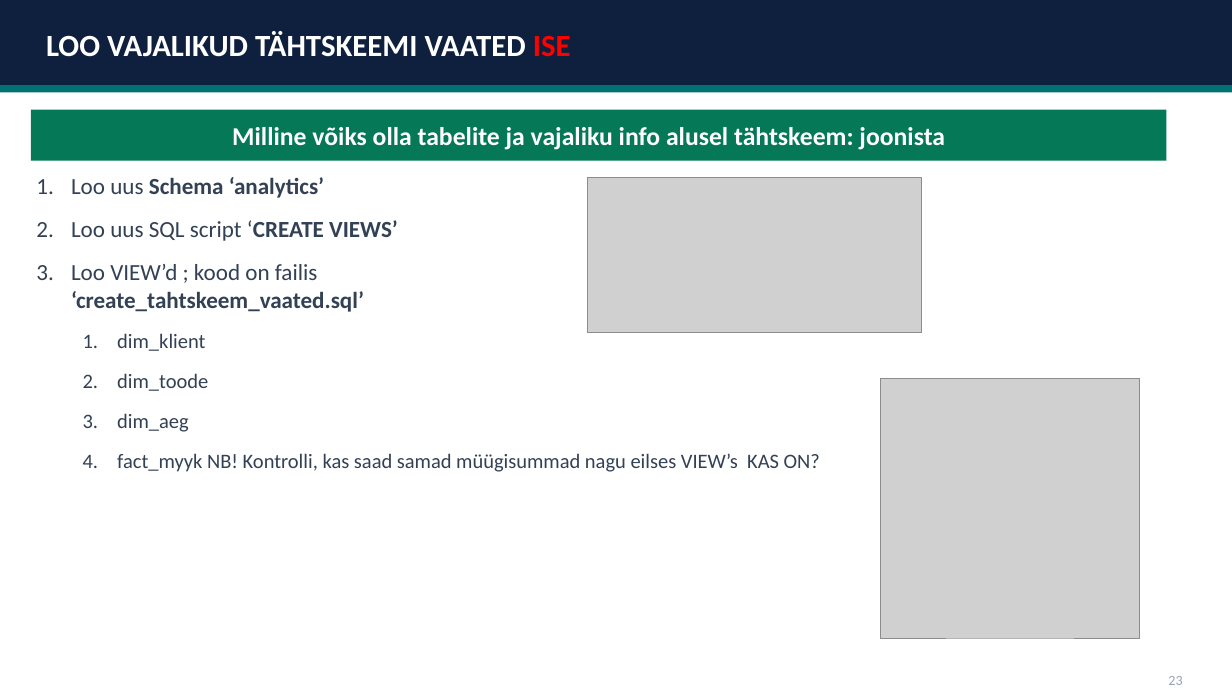
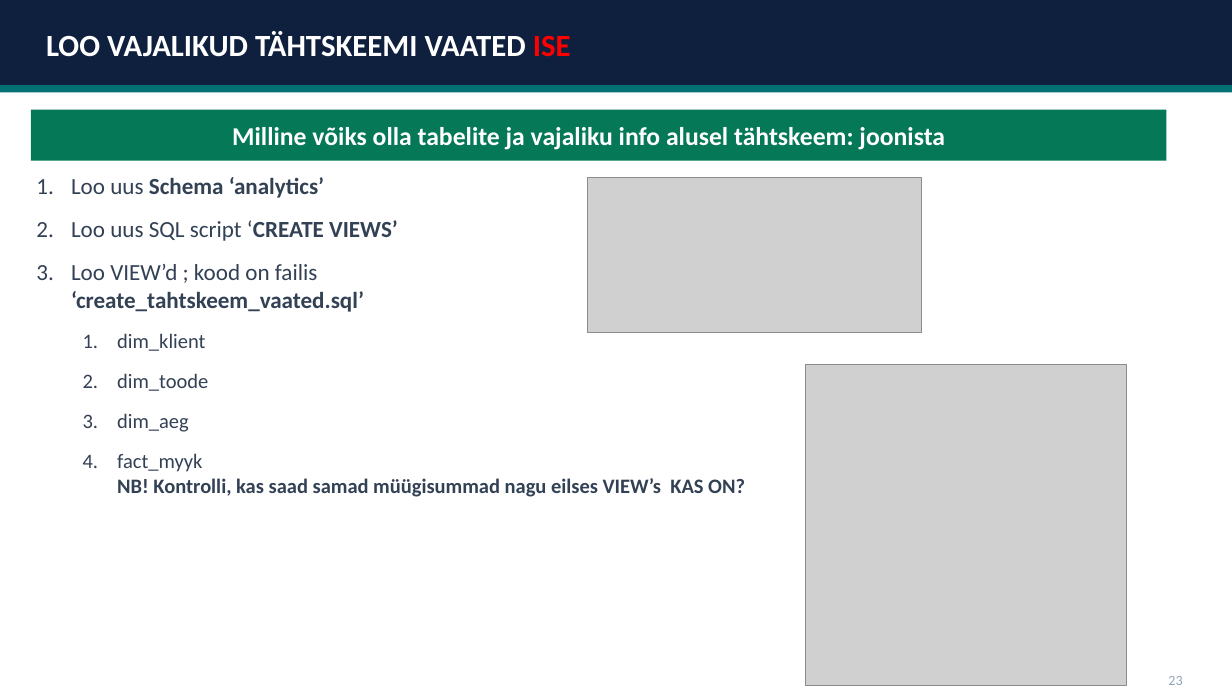
Before and after one commit to emilieabel/andmetarkus, a slide deck: slide 9 of Materjalid/Day9 Andmekorraldus Dim Fakt/9-paev-andmetarkus-esitlus.pptx (slide 8 before the commit). Drawn at 1232x693 pixels with LibreOffice and Linux fonts; fonts in the diff are those of the drawing; grey boxes stand for pictures. Boxes give left, top, right and bottom in pixels: in the first picture for what was removed or moved away, otherwise in the second. Text is boxed around its words. In the diff, an @@ line names an element or a change of style, - is before the commit and + after.

```diff
--- a/Materjalid/Day9 Andmekorraldus Dim Fakt/9-paev-andmetarkus-esitlus.pptx
+++ b/Materjalid/Day9 Andmekorraldus Dim Fakt/9-paev-andmetarkus-esitlus.pptx
@@ picture resized from (x1=881, y1=378, x2=1141, y2=638) to (x1=805, y1=364, x2=1126, y2=685) @@
@@ text at (x1=117, y1=453, x2=745, y2=497): bold on in "NB! Kontrolli, kas saad samad müügisummad nagu ..." @@
```
Also in this commit, not shown: 6 other slides changed, 3 slides added, 1 other file.
